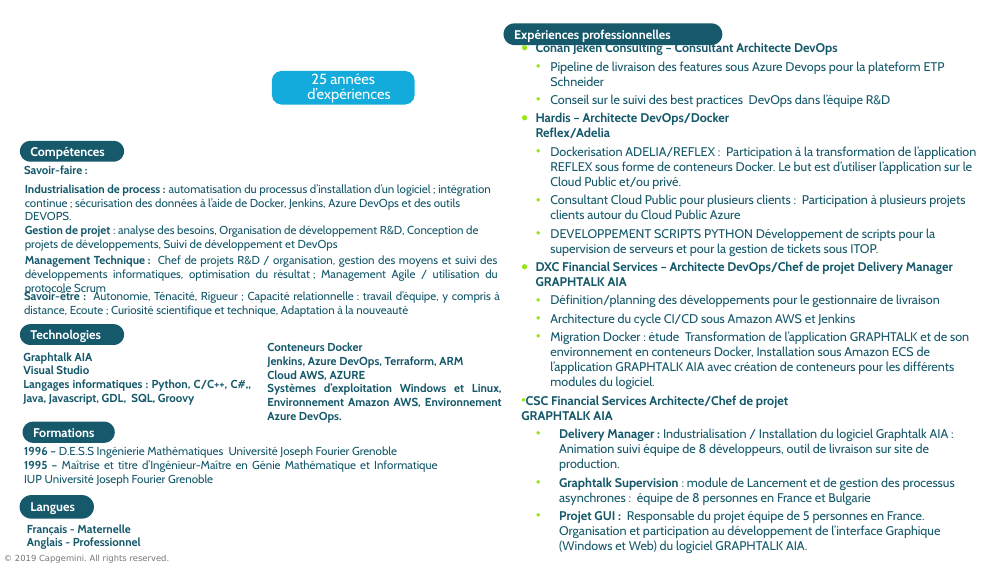
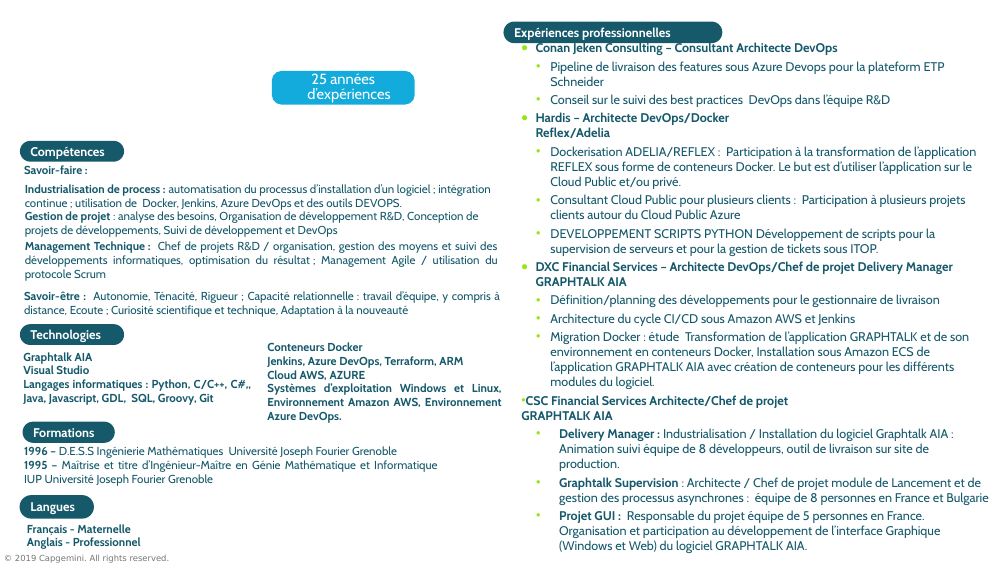
Before and after one commit to Solifred38/cv, a slide deck: slide 1 of CV FFROMAGER FR.pptx. Drawn at 1008x567 pixels with LibreOffice and Linux fonts; fonts in the diff are those of the drawing; background and template pictures are left out. Boxes give left, top, right and bottom in pixels: in the first picture for what was removed or moved away, otherwise in the second. Text is boxed around its words. In the diff, an @@ line names an element or a change of style, - is before the commit and + after.

```diff
--- a/CV FFROMAGER FR.pptx
+++ b/CV FFROMAGER FR.pptx
@@ text at (25, 184, 491, 210): text changed @@
-Industrialisation de process : automatisation du processus d’installation d’un logiciel ; intégration continue ; sécurisation des données à l’aide de Docker, Jenkins, Azure DevOps et des outils DEVOPS.
+Industrialisation de process : automatisation du processus d’installation d’un logiciel ; intégration continue ; utilisation de Docker, Jenkins, Azure DevOps et des outils DEVOPS.
@@ text at (23, 379, 252, 405): text changed @@
-• Langages informatiques : Python, C/C++, C#,, Java, Javascript, GDL, SQL, Groovy
+• Langages informatiques : Python, C/C++, C#,, Java, Javascript, GDL, SQL, Groovy, Git
@@ text at (559, 477, 988, 505): text changed @@
-  • Graphtalk Supervision : module de Lancement et de gestion des processus asynchrones : équipe de 8 personnes en France et Bulgarie
+  • Graphtalk Supervision : Architecte / Chef de projet module de Lancement et de gestion des processus asynchrones : équipe de 8 personnes en France et Bulgarie
```
Also in this commit, not shown: 1 slide added.
